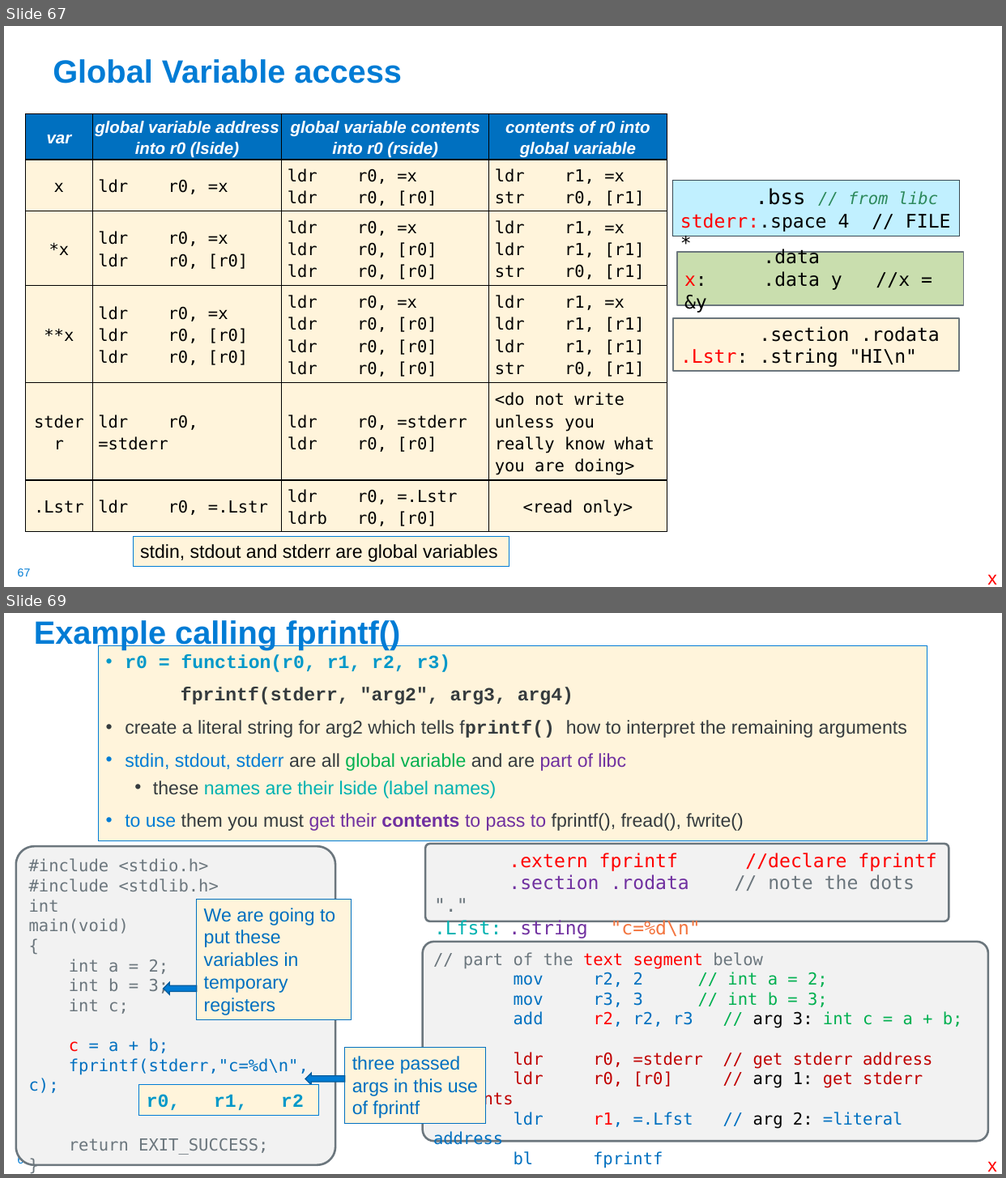
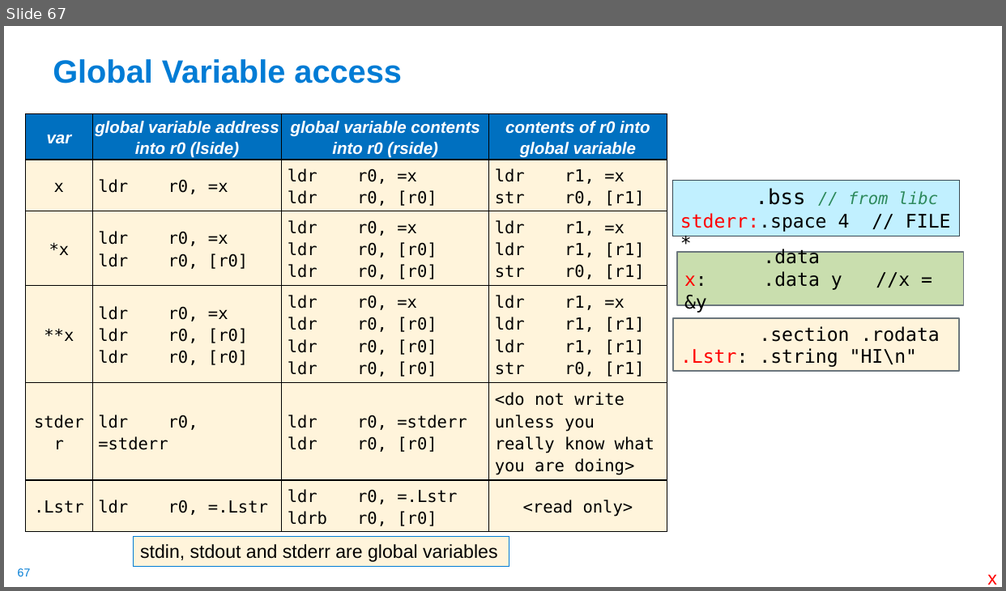
Before and after one commit to cse30-sp24/Muller-Slides, a slide deck: Lecture-16.pptx. Shown one above the other, each under a label of ours: slides 67 and 69 before the commit, slide 67 after it; the slides between them are not shown. The pictures are 1006x1178 and 1006x591 pixels, drawn with LibreOffice and Linux fonts; fonts in the diff are those of the drawing. Boxes give left, top, right and bottom in pixels: in the first picture for what was removed or moved away, otherwise in the second. Text is boxed around its words. In the diff, an @@ line names an element or a change of style, - is before the commit and + after.

```diff
--- a/Lecture-16.pptx
+++ b/Lecture-16.pptx
@@ slide 69 removed at [4,613,1002,1174], background #FFFFFF; not listed: 1 template element that a slide beside it also shows @@
@@ title removed at [34,620,400,650] @@
-Example calling fprintf()
@@ text removed at [98,646,927,841] @@
-• r0 = function(r0, r1, r2, r3)
-fprintf(stderr, "arg2", arg3, arg4)
-• create a literal string for arg2 which tells fprintf() how to interpret the remaining arguments
-• stdin, stdout, stderr are all global variable and are part of libc
-  • these names are their lside (label names)
-• to use them you must get their contents to pass to fprintf(), fread(), fwrite()
@@ rounded rectangle removed at [16,846,335,1165] @@
-#include <stdio.h>
-#include <stdlib.h>
-int
-main(void)
-{
-int a = 2;
-int b = 3;
-int c;
-c = a + b;
-fprintf(stderr,"c=%d\n", c);
-return EXIT_SUCCESS;
-}
@@ rounded rectangle removed at [425,844,948,922] @@
-.extern fprintf //declare fprintf
-.section .rodata // note the dots "."
-.Lfst: .string "c=%d\n"
@@ rectangle removed at [197,900,351,1021] @@
-We are going to put these variables in temporary registers
@@ rounded rectangle removed at [423,942,988,1142] @@
-// part of the text segment below
-mov r2, 2 // int a = 2;
-mov r3, 3 // int b = 3;
-add r2, r2, r3 // arg 3: int c = a + b;
-ldr r0, =stderr // get stderr address
-ldr r0, [r0] // arg 1: get stderr contents
-ldr r1, =.Lfst // arg 2: =literal address
-bl fprintf
@@ left arrow removed at [164,983,197,995] @@
@@ rectangle removed at [345,1048,485,1123] @@
-three passed args in this use of fprintf
@@ left arrow removed at [305,1073,345,1085] @@
@@ rectangle removed at [139,1085,319,1115] @@
-r0, r1, r2
@@ text removed at [987,1161,997,1172] @@
-x
```
Also in this commit, not shown: 1 slide changed, 24 other slides removed, 1 other file.
